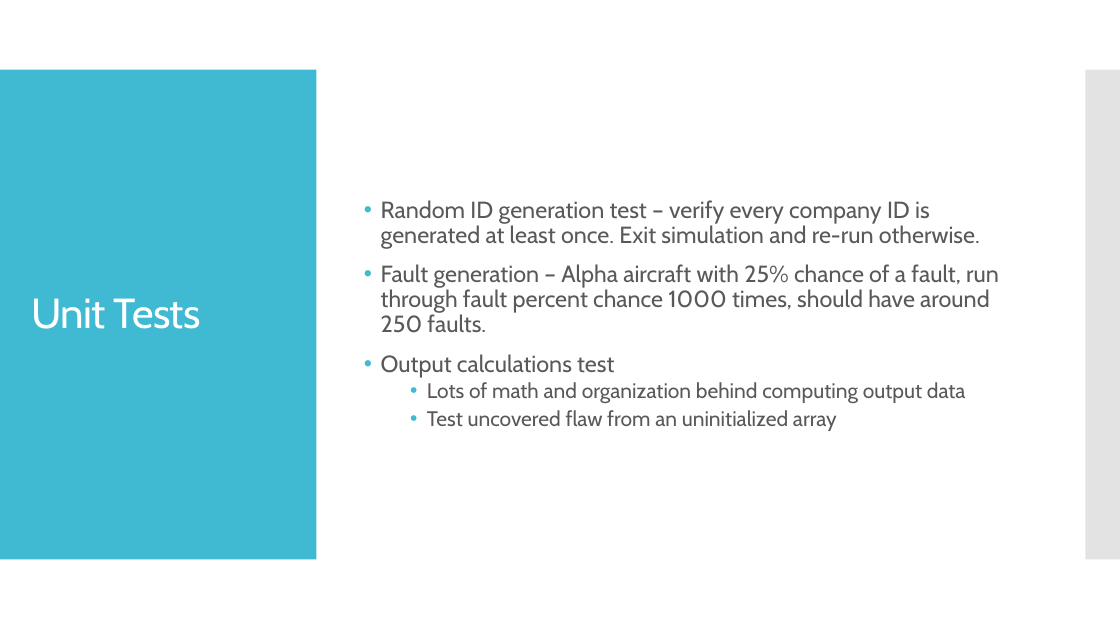
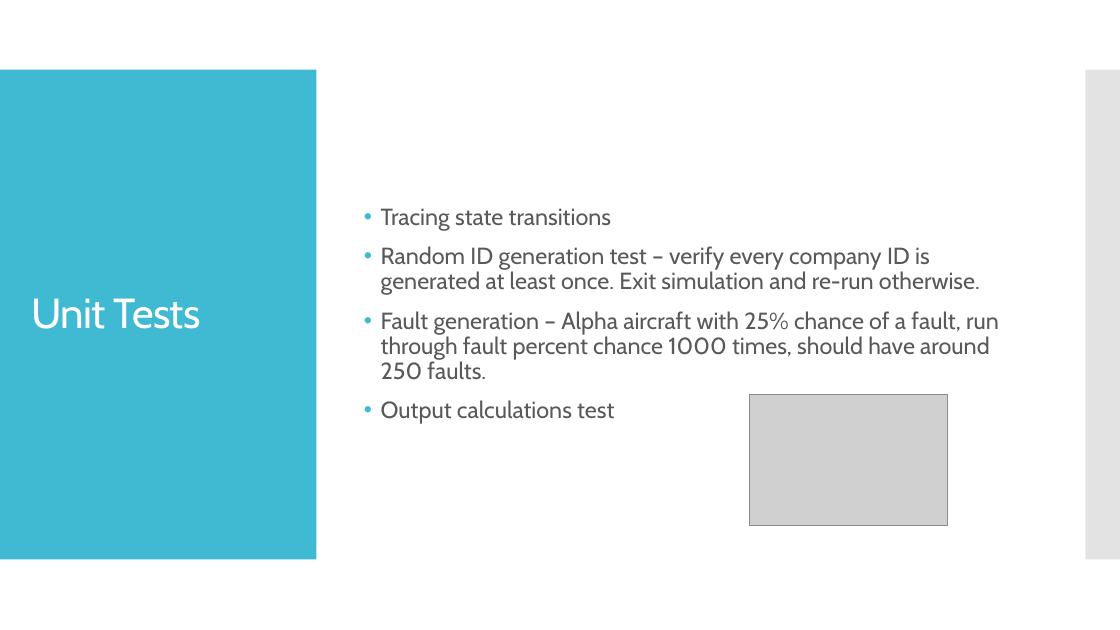
Before and after one commit to kjnorth/JobyEVtolSim, a slide deck: slide 5 of notes/joby_evtol_presentation.pptx (slide 6 before the commit). Drawn at 1120x630 pixels with LibreOffice and Linux fonts; fonts in the diff are those of the drawing; grey boxes stand for pictures. Boxes give left, top, right and bottom in pixels: in the first picture for what was removed or moved away, otherwise in the second. Text is boxed around its words. In the diff, an @@ line names an element or a change of style, - is before the commit and + after.

```diff
--- a/notes/joby_evtol_presentation.pptx
+++ b/notes/joby_evtol_presentation.pptx
@@ text at [381,208,611,231]: paragraph added @@
+• Tracing state transitions
@@ text at [427,382,966,431]: paragraphs removed @@
-  • Lots of math and organization behind computing output data
-  • Test uncovered flaw from an uninitialized array
@@ picture added at [750,394,948,526] @@
```
Also in this commit, not shown: 2 other slides changed, 3 slides added, 3 slides removed.
